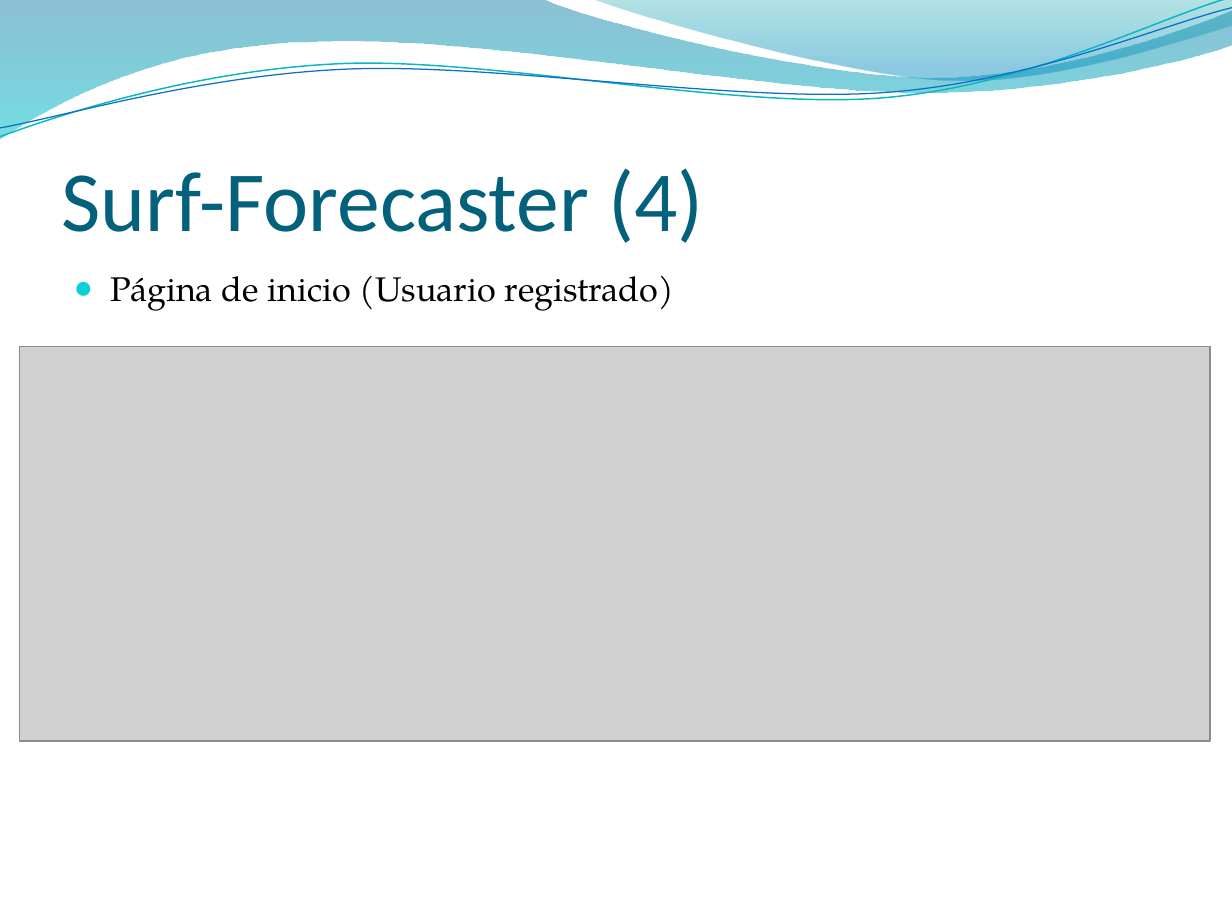
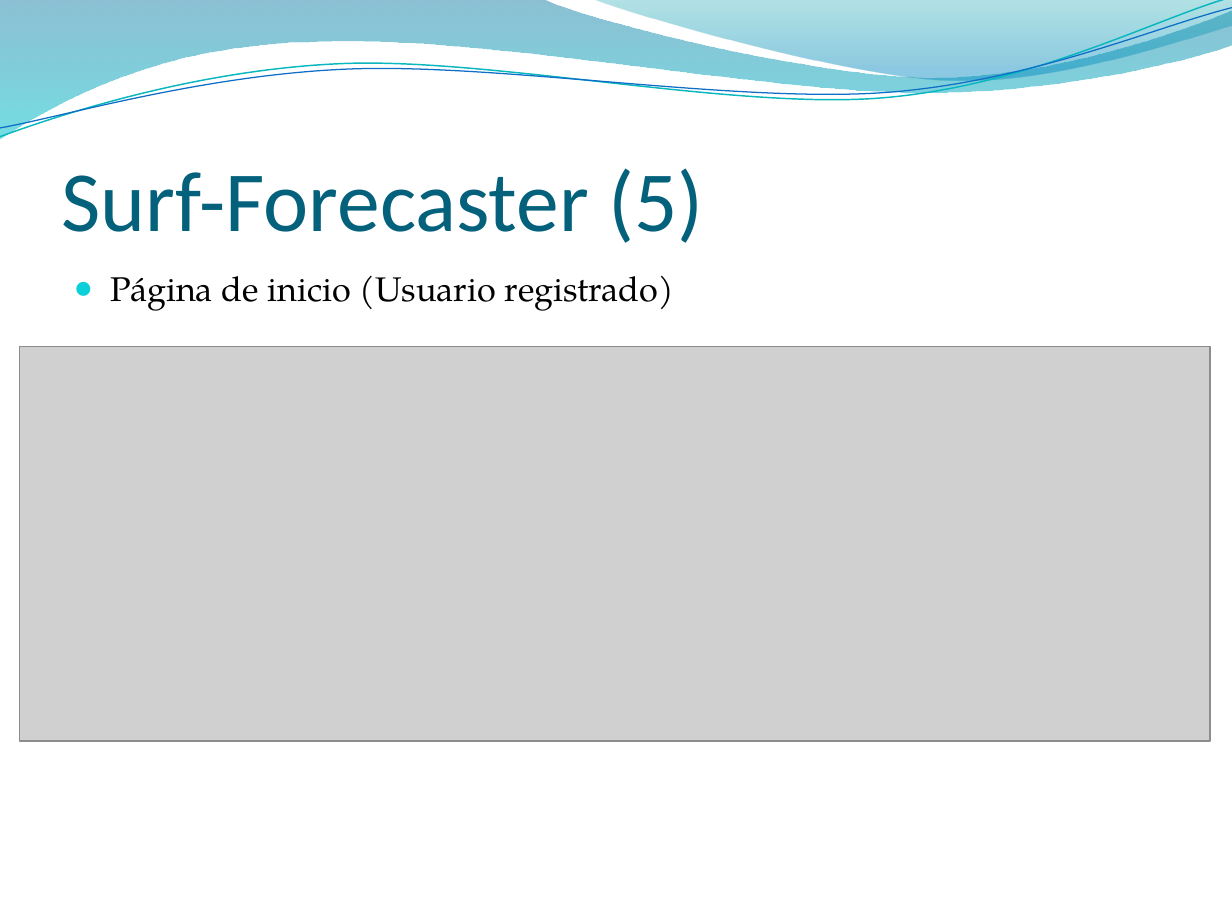
Before and after one commit to jaffadog/neuralito, a slide deck: slide 20 of neuralito/ArfGen/docs/Entregas/Informe Final/presentacion/maxi.pptx (slide 18 before the commit). Drawn at 1232x924 pixels with LibreOffice and Linux fonts; fonts in the diff are those of the drawing; grey boxes stand for pictures; background and template pictures are left out. Boxes give left, top, right and bottom in pixels: in the first picture for what was removed or moved away, otherwise in the second. Text is boxed around its words. In the diff, an @@ line names an element or a change of style, - is before the commit and + after.

```diff
--- a/neuralito/ArfGen/docs/Entregas/Informe Final/presentacion/maxi.pptx
+++ b/neuralito/ArfGen/docs/Entregas/Informe Final/presentacion/maxi.pptx
@@ title at (x1=62, y1=168, x2=703, y2=243): text changed @@
-Surf-Forecaster (4)
+Surf-Forecaster (5)
```
Also in this commit, not shown: 20 other slides changed, 2 slides added.
